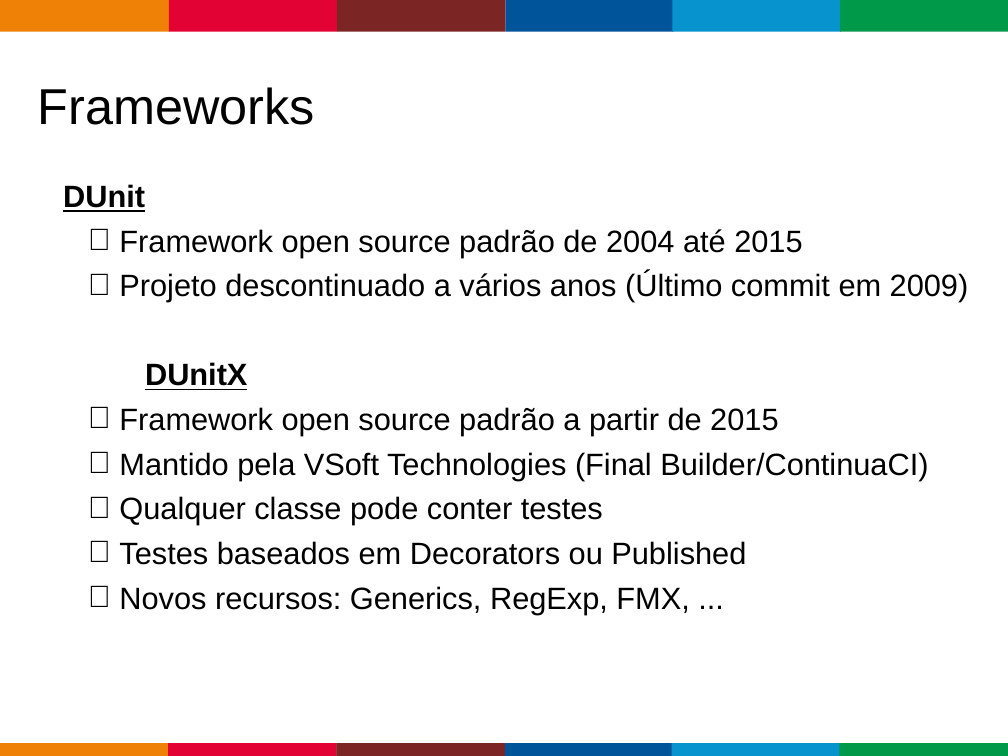
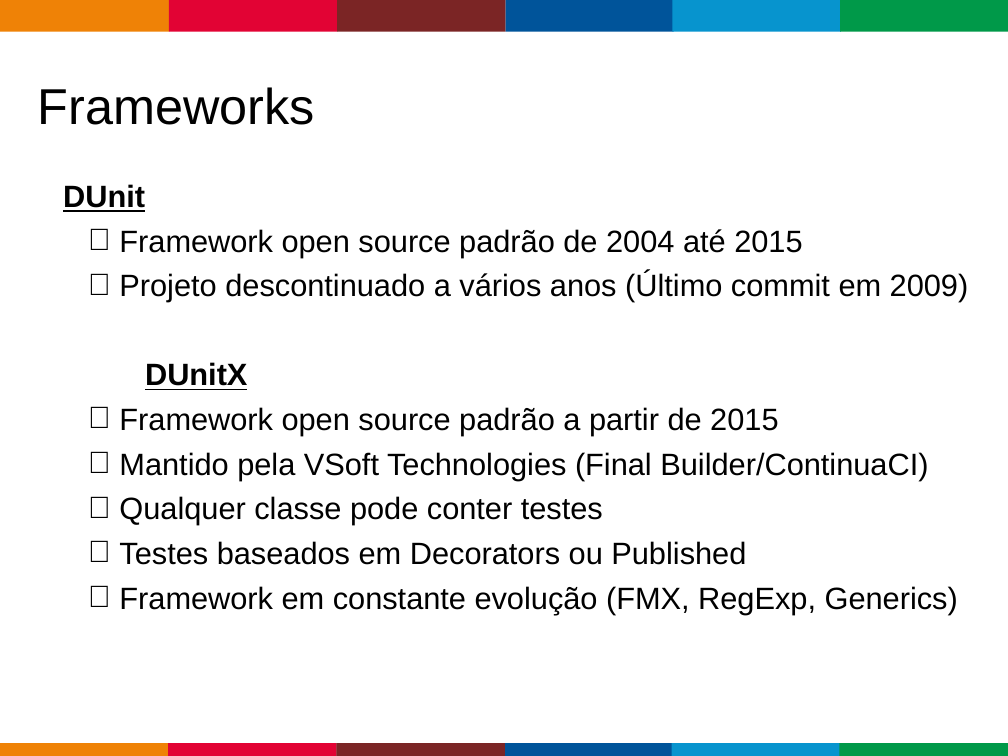
Before and after one commit to bravesoftdz/tdc-2017, a slide deck: slide 10 of Apresentação/Unittest.ppt. Drawn at 1008x756 pixels with LibreOffice and Linux fonts; fonts in the diff are those of the drawing; background and template pictures are left out. Boxes give left, top, right and bottom in pixels: in the first picture for what was removed or moved away, otherwise in the second. Text is boxed around its words. In the diff, an @@ line names an element or a change of style, - is before the commit and + after.

```diff
--- a/Apresentação/Unittest.ppt
+++ b/Apresentação/Unittest.ppt
@@ text at bbox=[119, 586, 958, 614]: text changed @@
-   Novos recursos: Generics, RegExp, FMX, ...
+   Framework em constante evolução (FMX, RegExp, Generics)
```
Also in this commit, not shown: 3 other slides changed, 3 slides added, 1 slide removed, 2 other files.
